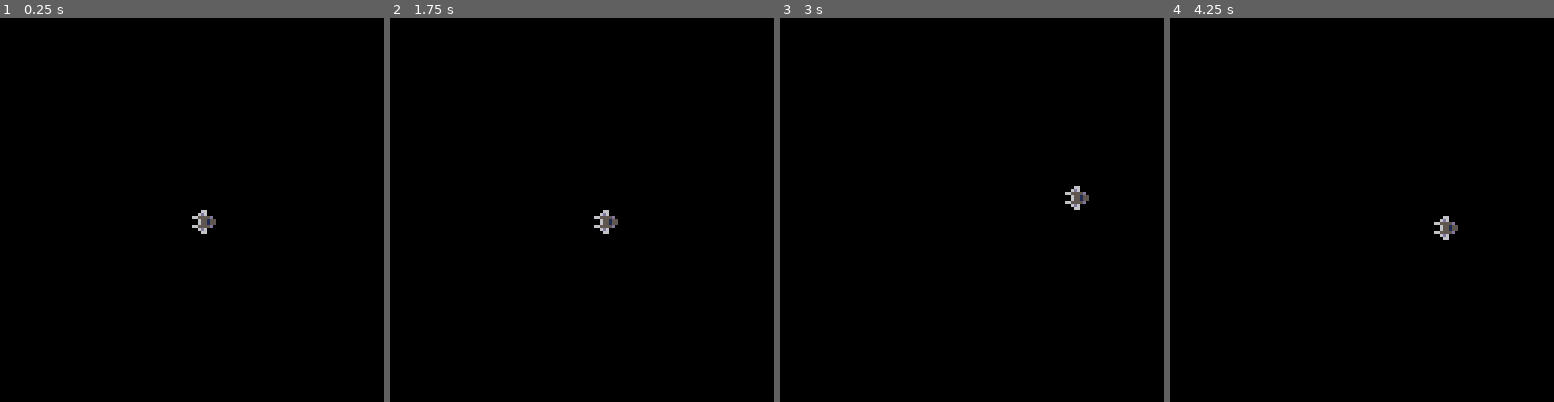
Above: before the commit, frames 1-4 (left to right).
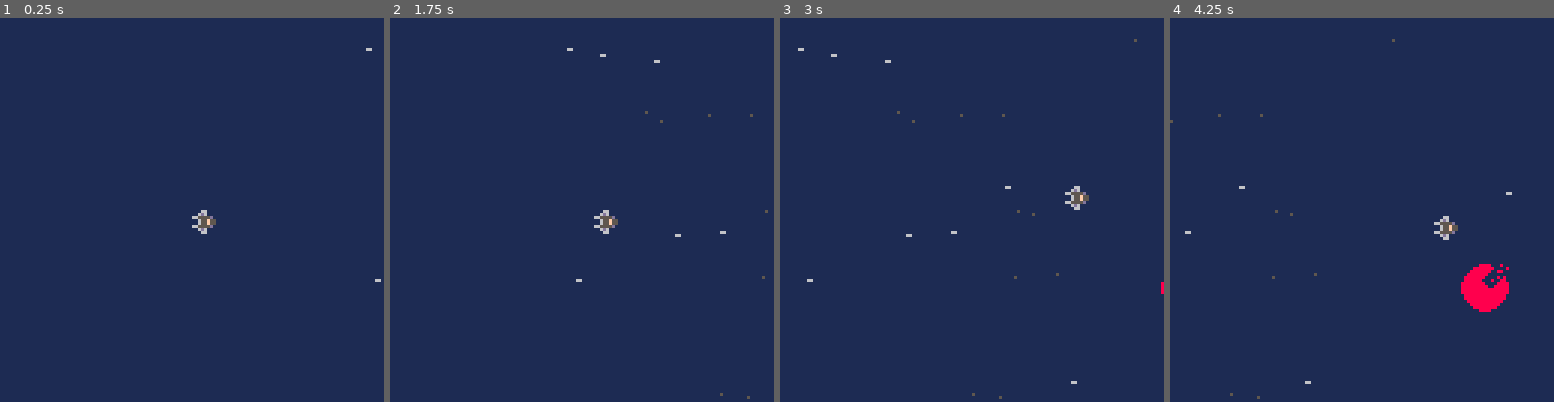
Above: after the commit, the same moments.

Repository: Loquicom/pico-8
Game: PICO-8 cartridge games/sp8ce-em-up.p8
Two runs of this game, one before a commit and one after it. Both use one fixed random seed, a clock stepped at 60 frames per second and the inputs below.
Inputs:
- Up to frame 1 (0.25 s): no input
- Up to frame 2 (1.75 s): hold Right from 1.6 s (still down)
- Up to frame 3 (3 s): release Right at 2.1 s; hold Up 2.15-2.42 s; hold Right from 2.47 s (still down)
- Up to frame 4 (4.25 s): release Right at 3.03 s; hold Left 3.08-3.58 s; hold Down 3.63-3.97 s; hold Right from 4.02 s (still down)

The runs differ from the first frame. In frame 1, 100% of the frame differs, in the area x 0-100%, y 0-100%; in frame 2, 100%; in frame 3, 100%; in frame 4, 100%.

Commit message:
Sp8ce-em-up v3

Diff:
--- a/games/sp8ce-em-up.p8
+++ b/games/sp8ce-em-up.p8
@@ -4,52 +4,126 @@
 --gameloop
 
 function _init()
+	init_ground()
 	make_player()
 end
 
 function _update()
+	update_ground()
 	move_player()
 end
 
 function _draw()
-	cls() --clear screen
+	cls(1) --clear screen
+	draw_background()
 	draw_player()
+	draw_foreground()
 end
 
+-->8
+--player
+
 function make_player()
-	px=64
-	py=64
-	psprite=1
+	player = {}
+	player.sprite = 1
+	player.x = 64
+	player.y = 64
+	player.speed = 2
 end
 
 function move_player()
-	psprite=1
-	if (btn(0)) then
-	 px-=1 --left
-	end
-	if (btn(1)) then
-	 px+=1 --right
-	end
- if (btn(2)) then
-	 py-=1 --up
-		psprite=3
+	-- Detect pressed button set speed end sprite
+	local x = 0
+	local y = 0
+	player.sprite = 1
+	if (btn(0)) x -= player.speed
+	if (btn(1)) x += player.speed
+	if (btn(2)) then
+		y -= player.speed
+		player.sprite = 3
 	end
 	if (btn(3)) then
-		py+=1 --down
-		psprite=2
+		y += player.speed
+		player.sprite = 2
+	end
+	-- Adapt diagonal speed
+	if (x != 0 & y != 0) then
+		x /= 2
+		y /= 2
+	end
+	-- Set position
+	player.x += x
+	player.y += y
+end
+
+function draw_player()
+	spr(player.sprite,player.x,player.y)
+end
+
+-->8
+--background & foreground
+
+function init_ground()
+	planet = {visible = false, speed = 0.8}
+	stars = {}
+	ligths = {}
+	for i=0,flr(rnd(10)+18) do
+		add(ligths, {x=flr(rnd(100))+130,y=flr(rnd(127)),color=flr(rnd(2)+5),speed=1.2})
 	end
 end
 
-function draw_player()
-	spr(psprite,px,py)
+function update_ground()
+	-- Planet
+	if (not planet.visible) then
+		-- Show the planet, set the properties
+		local type = flr(rnd(3)+0.1)
+		if (type == 0) planet.sprite = 12
+		if (type == 1) planet.sprite = 14
+		if (type == 2) planet.sprite = 44
+		if (type == 3) planet.sprite = 46
+		planet.visible = true
+		planet.x = 200
+		planet.y = flr(rnd(127))
+	end
+	if (planet.visible) then
+		if (planet.x < -100) planet.visible = false
+		planet.x -= planet.speed
+	end
+	-- Lights
+	for light in all(ligths) do
+		if (light.x < -1) then
+			light.x = flr(rnd(100))+130
+			light.y = flr(rnd(127))
+			light.color = flr(rnd(2)+5)
+		end
+		light.x -= light.speed
+		if (light.color == 6) light.x -= 0.2
+	end
 end
+
+function draw_background()
+	if (planet.visible) then
+		spr(planet.sprite, planet.x, planet.y)
+		spr(planet.sprite+1, planet.x+8, planet.y)
+		spr(planet.sprite+16, planet.x, planet.y+8)
+		spr(planet.sprite+17, planet.x+8, planet.y+8)
+	end
+end
+
+function draw_foreground()
+	for light in all(ligths) do
+		if (light.color == 6) pset(light.x-1, light.y, light.color)
+		pset(light.x, light.y, light.color)
+	end
+end
+
 __gfx__
 00000000000660000000000000066000000000000000000000000000000000000000000000000000000000000000000000000077770000000000009999000000
-00000000006d600000000000665555d000000000000000000000000000000000000000000000000000000000000000000000c777777c00000000999799990000
-00700700665555d000066000006551550000000000000000000000000000000000000000000000000000000000000000000cccccccccc00000099999a9999000
-0007700000655155665d6000006555d5000000000000000000000000000000000000000000000000000000000000000000cccccccbcccc000099999999999900
-0007700000655155006555d5665d600000000000000000000000000000000000000000000000000000000000000000000cccccccccccccc009997aa999aa9990
-00700700665555d0006551550006600000000000000000000000000000000000000000000000000000000000000000000ccbbccccbbbccc0099999999aa79990
+00000000006d600000000000665555d000000000000000000000000000000000000000000000000000000000000000000000cccccccc00000000999799990000
+00700700665555d00006600000655f550000000000000000000000000000000000000000000000000000000000000000000cccccccccc00000099999a9999000
+0007700000655f55665d6000006555d5000000000000000000000000000000000000000000000000000000000000000000cccccccbcccc000099999999999900
+0007700000655f55006555d5665d600000000000000000000000000000000000000000000000000000000000000000000cccccccccccccc009997aa999aa9990
+00700700665555d000655f550006600000000000000000000000000000000000000000000000000000000000000000000ccbbccccbbbccc0099999999aa79990
 00000000006d6000665555d0000000000000000000000000000000000000000000000000000000000000000000000000cccbbcccbbbbcccc9999999999977999
 000000000006600000066000000000000000000000000000000000000000000000000000000000000000000000000000cccbccbcbbcccbcc99aa79997a999999
 000000000000000000000000000000000000000000000000000000000000000000000000000000000000000000000000cbcbbcccccccbccc999a99799a999999
@@ -58,7 +132,7 @@
 0000000000000000000000000000000000000000000000000000000000000000000000000000000000000000000000000ccccccccbcbbcc00999a997a99a7990
 00000000000000000000000000000000000000000000000000000000000000000000000000000000000000000000000000cccccccccccc000099979799799900
 000000000000000000000000000000000000000000000000000000000000000000000000000000000000000000000000000cccccccccc000000999999aa99000
-0000000000000000000000000000000000000000000000000000000000000000000000000000000000000000000000000000c777777c00000000999999990000
+0000000000000000000000000000000000000000000000000000000000000000000000000000000000000000000000000000cccccccc00000000999999990000
 00000000000000000000000000000000000000000000000000000000000000000000000000000000000000000000000000000077770000000000009999000000
 00000000000000000000000000000000000000000000000000000000000000000000000000000000000000000000000000000088880008000000002222000000
 0000000000000000000000000000000000000000000000000000000000000000000000000000000000000000000000000000888888800008000022222d22eee0
